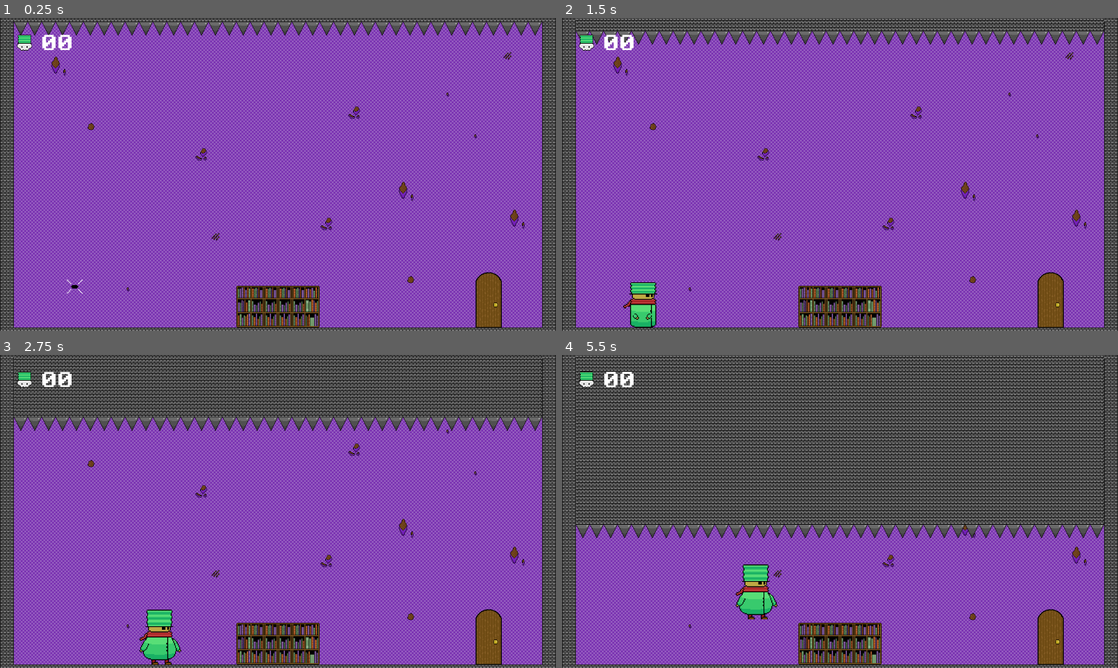
Above: before the commit, frames 1-4 (two rows, left to right).
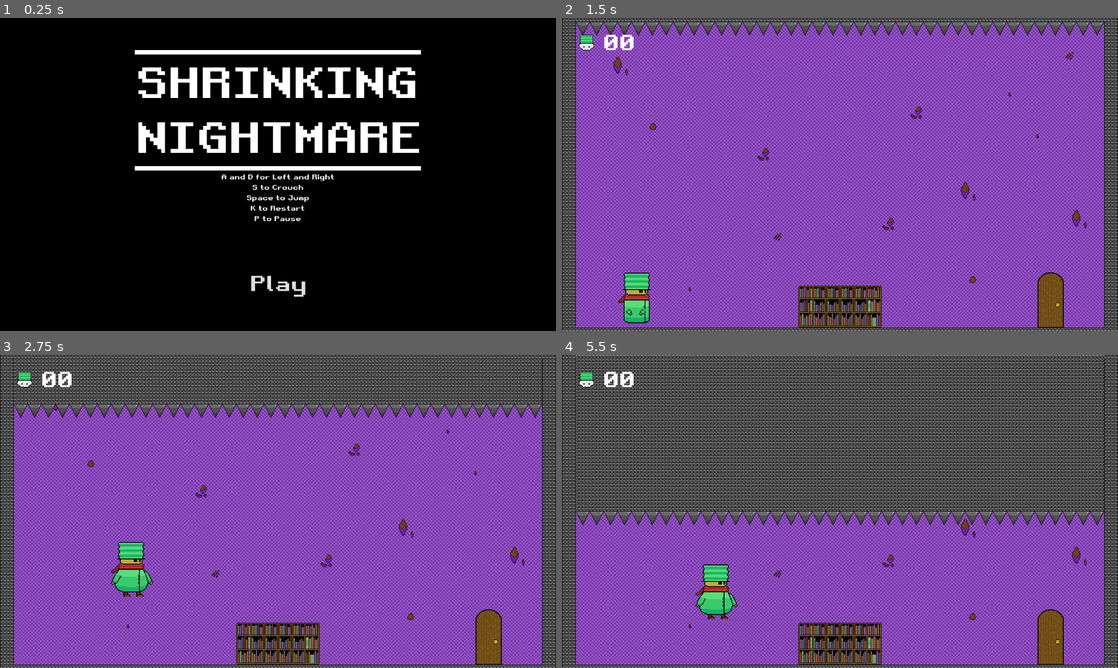
Above: after the commit, the same moments.

Repository: thanikTheDev/shrinking-nightmare
Game: Godot game, scene res://Scenes/MainMenu.tscn
Same seed, same stepped clock (60 frames per second), same inputs: the game is played once before the commit and once after it. Before the commit the project starts from res://Scenes/Level1.tscn.
Inputs (mouse positions are in pixels of both pictures, inside the frame that each line leads up to):
- Up to frame 1 (0.25 s): no input
- Up to frame 2 (1.5 s): click (840, 284) at 0.5 s, where only the run after the commit has a clickable "Play"; hold D (right) from 1.28 s (still down); hold S (crouch) from 1.28 s (still down)
- Up to frame 3 (2.75 s): keep holding D (right); tap Space (jump) at 1.52, 2.27 s; release S (crouch) at 2.03 s; tap S (crouch) at 2.1 s
- Up to frame 4 (5.5 s): release D (right) at 2.78 s; hold A (left) 2.78-3.53 s; hold S (crouch) 2.78-3.53 s; hold D (right) 3.53-5.03 s; tap S (crouch) at 3.6, 5.1 s; tap Space (jump) at 3.77, 4.52, 5.27 s; hold S (crouch) 4.28-5.03 s; hold A (left) from 5.03 s (still down)

The runs differ from the first frame. In frame 1, 99% of the frame differs, in the area x 0-100%, y 0-100%; in frame 2, 6.0%; in frame 3, 19%; in frame 4, 51%.

Commit message:
Added Main Menu

Diff:
--- /dev/null
+++ b/Scenes/MainMenu.tscn
@@ -0,0 +1,80 @@
+[gd_scene load_steps=7 format=3 uid="uid://dahgwxwt3i661"]
+
+[ext_resource type="Script" path="res://Scripts/MainMenu.gd" id="1_2o4c0"]
+[ext_resource type="FontFile" uid="uid://lbn5nxdl7s8g" path="res://Retro Gaming.ttf" id="2_leili"]
+
+[sub_resource type="Gradient" id="Gradient_a41rp"]
+offsets = PackedFloat32Array(1)
+colors = PackedColorArray(1, 1, 1, 1)
+
+[sub_resource type="GradientTexture2D" id="GradientTexture2D_81eaw"]
+gradient = SubResource("Gradient_a41rp")
+height = 10
+
+[sub_resource type="LabelSettings" id="LabelSettings_ymunc"]
+font = ExtResource("2_leili")
+font_size = 96
+
+[sub_resource type="LabelSettings" id="LabelSettings_hwbaf"]
+font = ExtResource("2_leili")
+
+[node name="Main" type="Node2D"]
+script = ExtResource("1_2o4c0")
+
+[node name="CanvasLayer" type="CanvasLayer" parent="."]
+
+[node name="Control" type="Control" parent="CanvasLayer"]
+layout_mode = 3
+anchors_preset = 15
+anchor_right = 1.0
+anchor_bottom = 1.0
+grow_horizontal = 2
+grow_vertical = 2
+
+[node name="CenterContainer" type="CenterContainer" parent="CanvasLayer/Control"]
+layout_mode = 1
+anchors_preset = 15
+anchor_right = 1.0
+anchor_bottom = 1.0
+grow_horizontal = 2
+grow_vertical = 2
+
+[node name="VBoxContainer" type="VBoxContainer" parent="CanvasLayer/Control/CenterContainer"]
+layout_mode = 2
+
+[node name="TextureRect" type="TextureRect" parent="CanvasLayer/Control/CenterContainer/VBoxContainer"]
+layout_mode = 2
+texture = SubResource("GradientTexture2D_81eaw")
+
+[node name="Label" type="Label" parent="CanvasLayer/Control/CenterContainer/VBoxContainer"]
+layout_mode = 2
+text = "SHRINKING
+NIGHTMARE"
+label_settings = SubResource("LabelSettings_ymunc")
+
+[node name="TextureRect2" type="TextureRect" parent="CanvasLayer/Control/CenterContainer/VBoxContainer"]
+layout_mode = 2
+texture = SubResource("GradientTexture2D_81eaw")
+
+[node name="Controls" type="Label" parent="CanvasLayer/Control/CenterContainer/VBoxContainer"]
+layout_mode = 2
+text = "A and D for Left and Right
+S to Crouch
+Space to Jump
+K to Restart
+P to Pause"
+label_settings = SubResource("LabelSettings_hwbaf")
+horizontal_alignment = 1
+
+[node name="MarginContainer" type="MarginContainer" parent="CanvasLayer/Control/CenterContainer/VBoxContainer"]
+layout_mode = 2
+theme_override_constants/margin_top = 100
+
+[node name="Play" type="Button" parent="CanvasLayer/Control/CenterContainer/VBoxContainer/MarginContainer"]
+layout_mode = 2
+theme_override_fonts/font = ExtResource("2_leili")
+theme_override_font_sizes/font_size = 48
+text = "Play"
+flat = true
+
+[connection signal="pressed" from="CanvasLayer/Control/CenterContainer/VBoxContainer/MarginContainer/Play" to="." method="_on_play_pressed"]
--- /dev/null
+++ b/Scripts/MainMenu.gd
@@ -0,0 +1,4 @@
+extends Node2D
+
+func _on_play_pressed():
+	get_tree().change_scene_to_file("res://Scenes/Level1.tscn")
--- a/project.godot
+++ b/project.godot
@@ -11,7 +11,7 @@
 [application]
 
 config/name="shrinking-nightmare"
-run/main_scene="res://Scenes/Level1.tscn"
+run/main_scene="res://Scenes/MainMenu.tscn"
 config/features=PackedStringArray("4.1", "GL Compatibility")
 config/icon="res://icon.svg"
 
@@ -68,4 +68,5 @@
 textures/canvas_textures/default_texture_filter=0
 renderer/rendering_method="gl_compatibility"
 renderer/rendering_method.mobile="gl_compatibility"
+environment/defaults/default_clear_color=Color(0, 0, 0, 1)
 2d/snap/snap_2d_transforms_to_pixel=true
Not shown: 1 places in SNTileset.tres that only renumber resources
